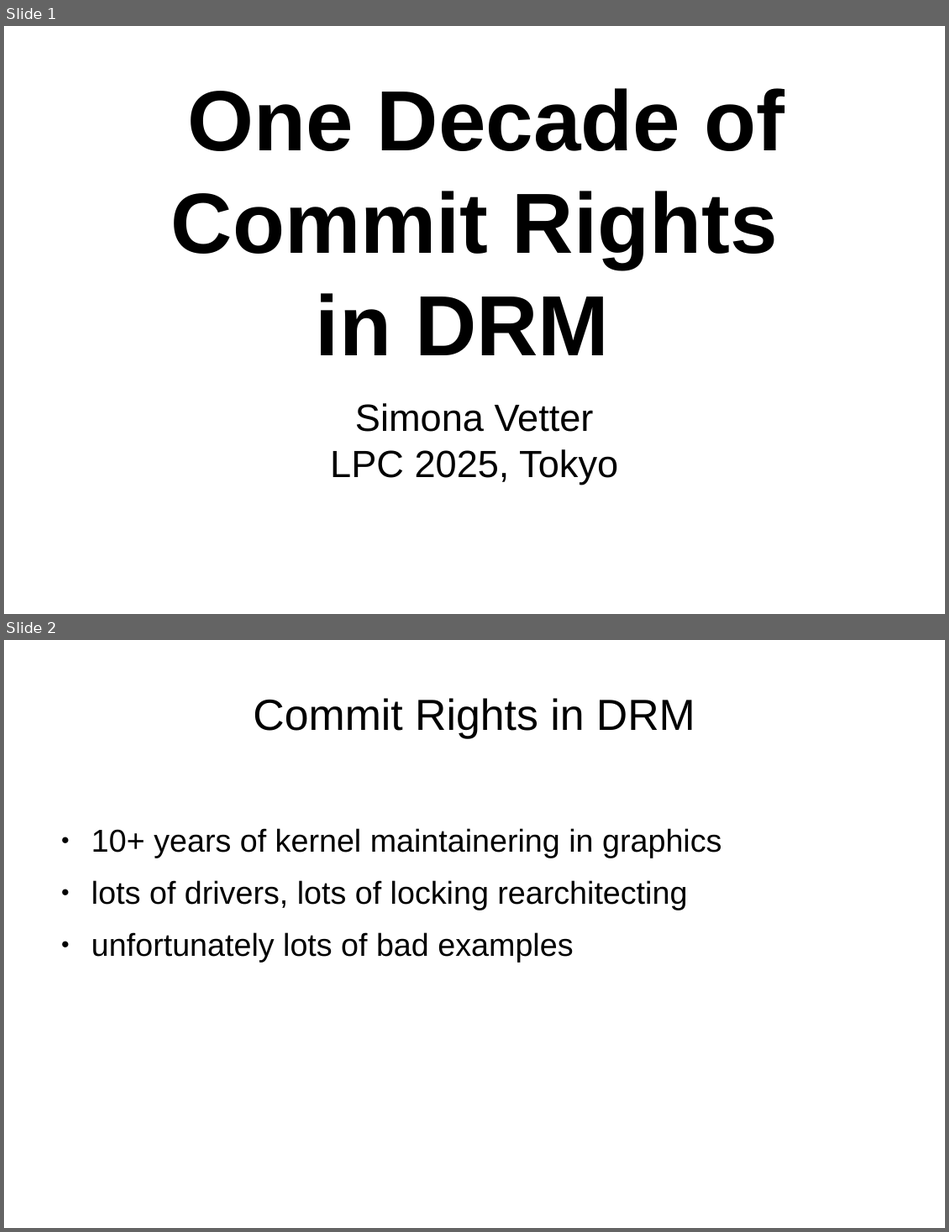
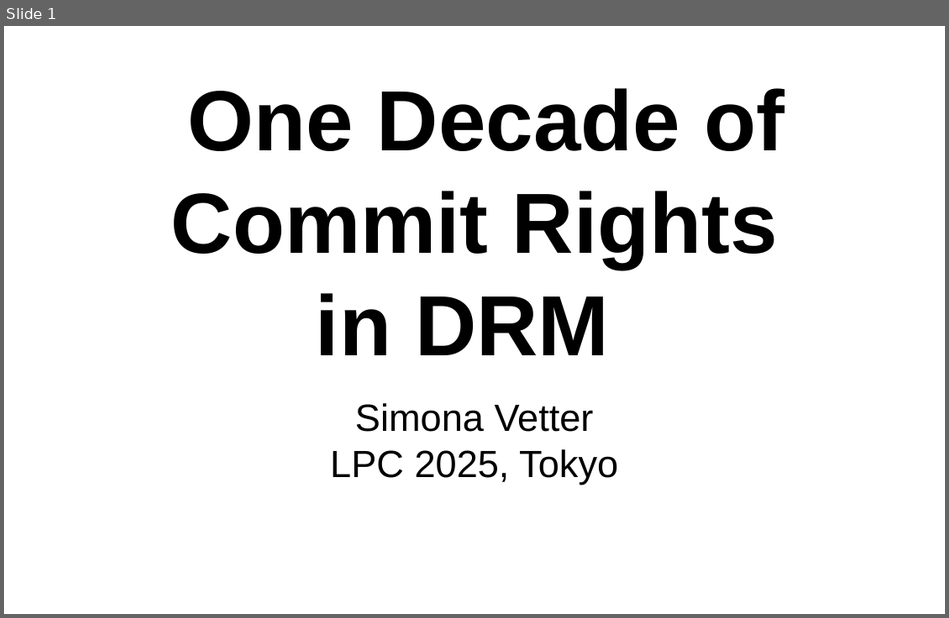
Before and after one commit to danvet/danvet.github.io, a slide deck: slides/lpc-2025-commit-rights.odp. Shown one above the other, each under a label of ours: slides 1 and 2 before the commit, slide 1 after it. The pictures are 949x1232 and 949x618 pixels, drawn with LibreOffice and Linux fonts; fonts in the diff are those of the drawing. Boxes give left, top, right and bottom in pixels: in the first picture for what was removed or moved away, otherwise in the second. Text is boxed around its words. In the diff, an @@ line names an element or a change of style, - is before the commit and + after.

```diff
--- a/slides/lpc-2025-commit-rights.odp
+++ b/slides/lpc-2025-commit-rights.odp
@@ slide 2 removed at (4, 640, 945, 1228), background #FFFFFF @@
@@ title removed at (253, 698, 695, 738) @@
-Commit Rights in DRM
@@ text removed at (91, 828, 721, 962) @@
-● 10+ years of kernel maintainering in graphics
-● lots of drivers, lots of locking rearchitecting
-● unfortunately lots of bad examples
```
Also in this commit, not shown: 13 slides added.
